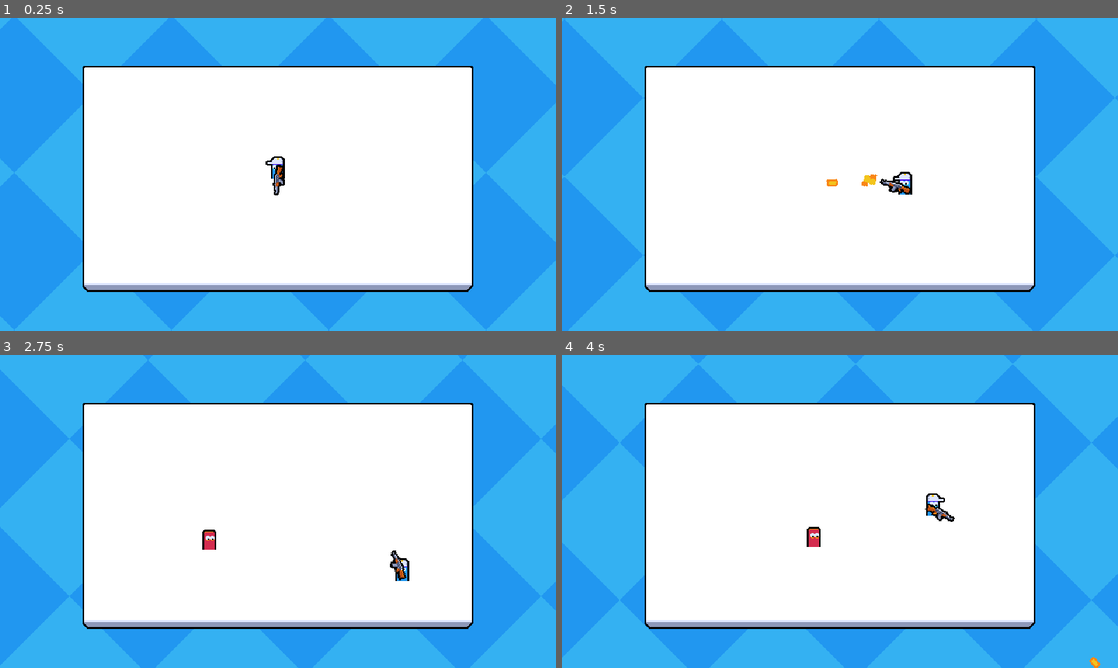
Above: before the commit, frames 1-4 (two rows, left to right).
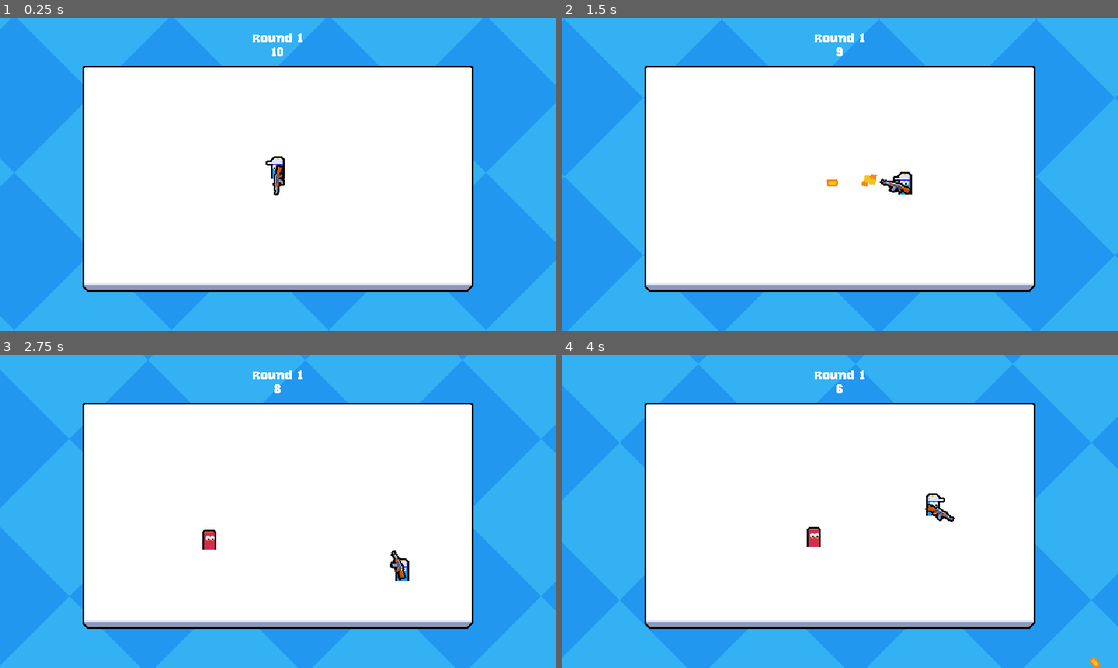
Above: after the commit, the same moments.

Repository: exglegaming/Multiplayer-Course
Game: Godot game, scene res://scenes/levels/main.tscn
Two runs of this game, one before a commit and one after it. Both use one fixed random seed, a clock stepped at 60 frames per second and the inputs below. This scene is started directly instead of the project's main scene.
Inputs (mouse positions are in pixels of both pictures, inside the frame that each line leads up to):
- Up to frame 1 (0.25 s): no input
- Up to frame 2 (1.5 s): move the mouse to (962, 158) at 0.52 s; hold D (move_right) 0.53-1.28 s; click (962, 158) at 0.6 s; move the mouse to (728, 190) at 1.27 s; hold S (move_down) from 1.28 s (still down); click (728, 190) at 1.35 s
- Up to frame 3 (2.75 s): move the mouse to (333, 442) at 2.02 s; release S (move_down) at 2.03 s; hold D (move_right) from 2.03 s (still down); click (333, 442) at 2.1 s
- Up to frame 4 (4 s): move the mouse to (812, 574) at 2.77 s; release D (move_right) at 2.78 s; hold W (move_up) 2.78-3.53 s; click (812, 574) at 2.85 s; move the mouse to (1006, 558) at 3.52 s; hold A (move_left) from 3.53 s (still down); click (1006, 558) at 3.6 s

The runs differ from the first frame. In frame 1, 0.2% of the frame differs, in the area x 45-55%, y 4-13%; in frame 2, 0.2%; in frame 3, 0.2%; in frame 4, 0.2%.

Commit message:
added visual timer and round counter

Diff:
--- a/project.godot
+++ b/project.godot
@@ -41,6 +41,10 @@
 "res://scripts/": "orange"
 }
 
+[gui]
+
+theme/custom="uid://ds6pn2y3vhec4"
+
 [input]
 
 move_left={
--- /dev/null
+++ b/resources/theme/theme.tres
@@ -0,0 +1,7 @@
+[gd_resource type="Theme" load_steps=2 format=3 uid="uid://ds6pn2y3vhec4"]
+
+[ext_resource type="FontFile" uid="uid://lnd4550ordjw" path="res://resources/font/KarenFat.ttf" id="1_8tjqa"]
+
+[resource]
+default_font = ExtResource("1_8tjqa")
+default_font_size = 16
--- a/scenes/levels/main.tscn
+++ b/scenes/levels/main.tscn
@@ -1,8 +1,9 @@
-[gd_scene load_steps=6 format=3 uid="uid://25v5neekcjpn"]
+[gd_scene load_steps=7 format=3 uid="uid://25v5neekcjpn"]
 
 [ext_resource type="Script" uid="uid://dcxxgns8fnshc" path="res://scripts/levels/main.gd" id="1_72ix8"]
 [ext_resource type="Texture2D" uid="uid://cwdw6krv0ouug" path="res://assets/environment/arena.png" id="2_2vj2h"]
 [ext_resource type="PackedScene" uid="uid://dwwkl7bso0srk" path="res://scenes/manager/enemy_manager.tscn" id="2_y0acb"]
+[ext_resource type="PackedScene" uid="uid://by55842vg2bcw" path="res://scenes/ui/game_ui/game_ui.tscn" id="3_j4d2a"]
 
 [sub_resource type="RectangleShape2D" id="RectangleShape2D_2vj2h"]
 size = Vector2(32, 300)
@@ -20,6 +21,9 @@
 [node name="MultiplayerSpawner" type="MultiplayerSpawner" parent="."]
 _spawnable_scenes = PackedStringArray("uid://c7aiae8nm0c3v", "uid://iysf2ptaqiy8")
 spawn_path = NodePath("../YSortRoot")
+
+[node name="GameUI" parent="." node_paths=PackedStringArray("enemy_manager") instance=ExtResource("3_j4d2a")]
+enemy_manager = NodePath("../EnemyManager")
 
 [node name="PayerSpawnPosition" type="Marker2D" parent="."]
 position = Vector2(320, 185)
--- /dev/null
+++ b/scenes/ui/game_ui/game_ui.tscn
@@ -0,0 +1,34 @@
+[gd_scene load_steps=2 format=3 uid="uid://by55842vg2bcw"]
+
+[ext_resource type="Script" uid="uid://cp68c3tmcco8h" path="res://scripts/ui/game_ui/game_ui.gd" id="1_sqq8g"]
+
+[node name="GameUI" type="CanvasLayer"]
+script = ExtResource("1_sqq8g")
+
+[node name="MarginContainer" type="MarginContainer" parent="."]
+anchors_preset = 15
+anchor_right = 1.0
+anchor_bottom = 1.0
+grow_horizontal = 2
+grow_vertical = 2
+theme_override_constants/margin_top = 16
+
+[node name="VBoxContainer" type="VBoxContainer" parent="MarginContainer"]
+layout_mode = 2
+size_flags_horizontal = 4
+size_flags_vertical = 0
+theme_override_constants/separation = 0
+
+[node name="RoundLabel" type="Label" parent="MarginContainer/VBoxContainer"]
+unique_name_in_owner = true
+layout_mode = 2
+size_flags_horizontal = 4
+size_flags_vertical = 0
+text = "Round 1"
+
+[node name="TimerLabel" type="Label" parent="MarginContainer/VBoxContainer"]
+unique_name_in_owner = true
+layout_mode = 2
+size_flags_horizontal = 4
+size_flags_vertical = 0
+text = "30"
--- a/scripts/manager/enemy_manager.gd
+++ b/scripts/manager/enemy_manager.gd
@@ -1,5 +1,8 @@
+class_name EnemyManager
 extends Node
 
+
+signal round_began(round_number: int)
 
 const ROUND_BASE_TIME: int = 10
 const ROUND_GROWTH: int = 5
@@ -24,6 +27,10 @@
 	begin_round()
 
 
+func get_round_time_remaining() -> float:
+	return round_timer.time_left
+
+
 func begin_round() -> void:
 	round_count += 1
 	round_timer.wait_time = ROUND_BASE_TIME + ((round_count - 1) * ROUND_GROWTH)
@@ -32,7 +39,7 @@
 	spawn_interval_timer.wait_time = BASE_ENEMY_SPWAN_TIME + ((round_count - 1) * ENEMY_SPWAN_TIME_GROWTH)
 	spawn_interval_timer.start()
 
-	print("beginning round %s " % round_count)
+	round_began.emit(round_count)
 
 
 func check_round_completed() -> void:
--- /dev/null
+++ b/scripts/ui/game_ui/game_ui.gd
@@ -0,0 +1,19 @@
+extends CanvasLayer
+
+
+@export var enemy_manager: EnemyManager
+
+@onready var timer_label: Label = %TimerLabel
+@onready var round_label: Label = %RoundLabel
+
+
+func _ready() -> void:
+    enemy_manager.round_began.connect(_on_round_began)
+
+
+func _process(_delta: float) -> void:
+    timer_label.text = str(ceili(enemy_manager.get_round_time_remaining()))
+
+
+func _on_round_began(round_count: int) -> void:
+    round_label.text = "Round %s" % round_count
Binary file added: resources/font/KarenFat.ttf
Not shown, added: resources/font/KarenFat.ttf.import
Not shown, added: scripts/ui/game_ui/game_ui.gd.uid
